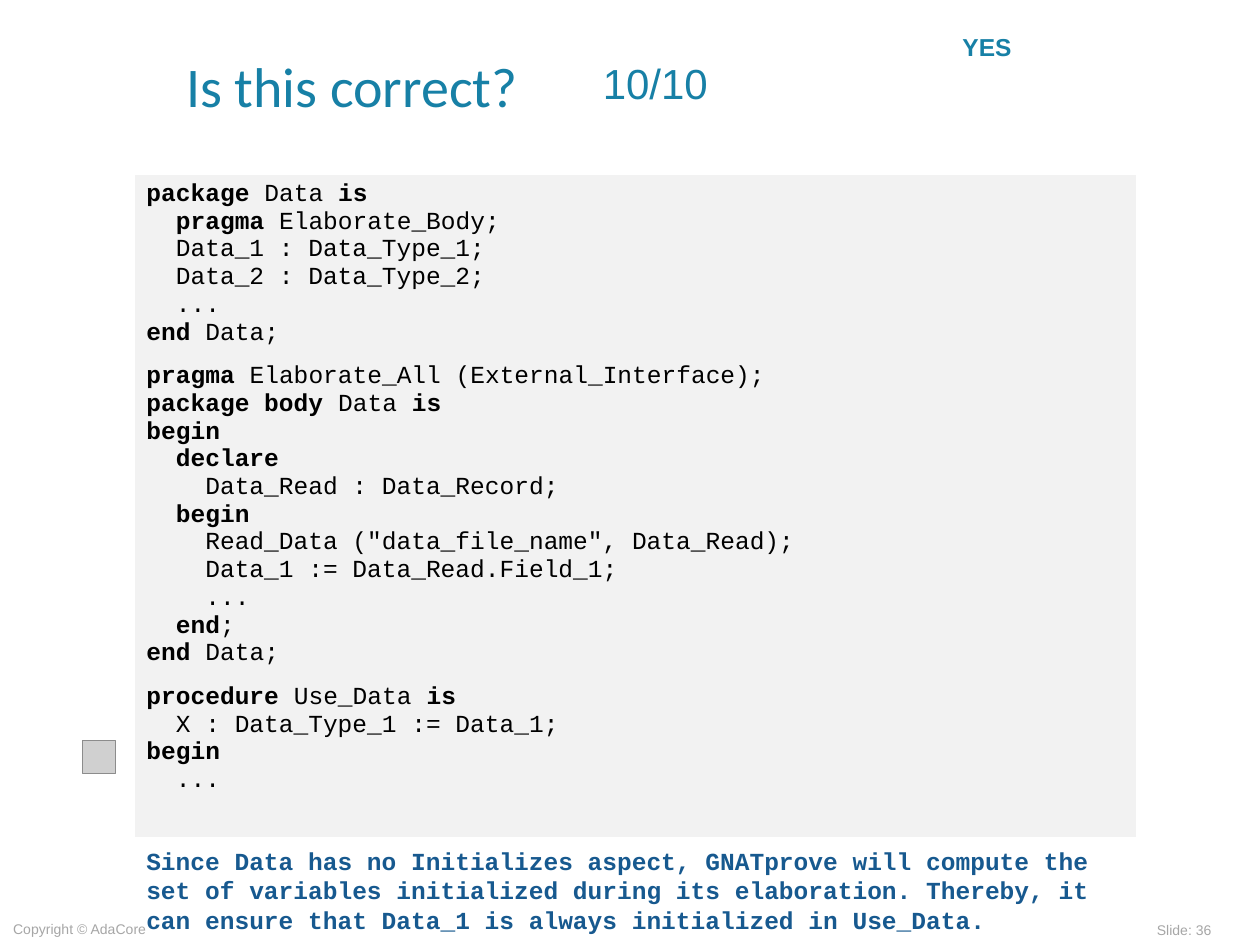
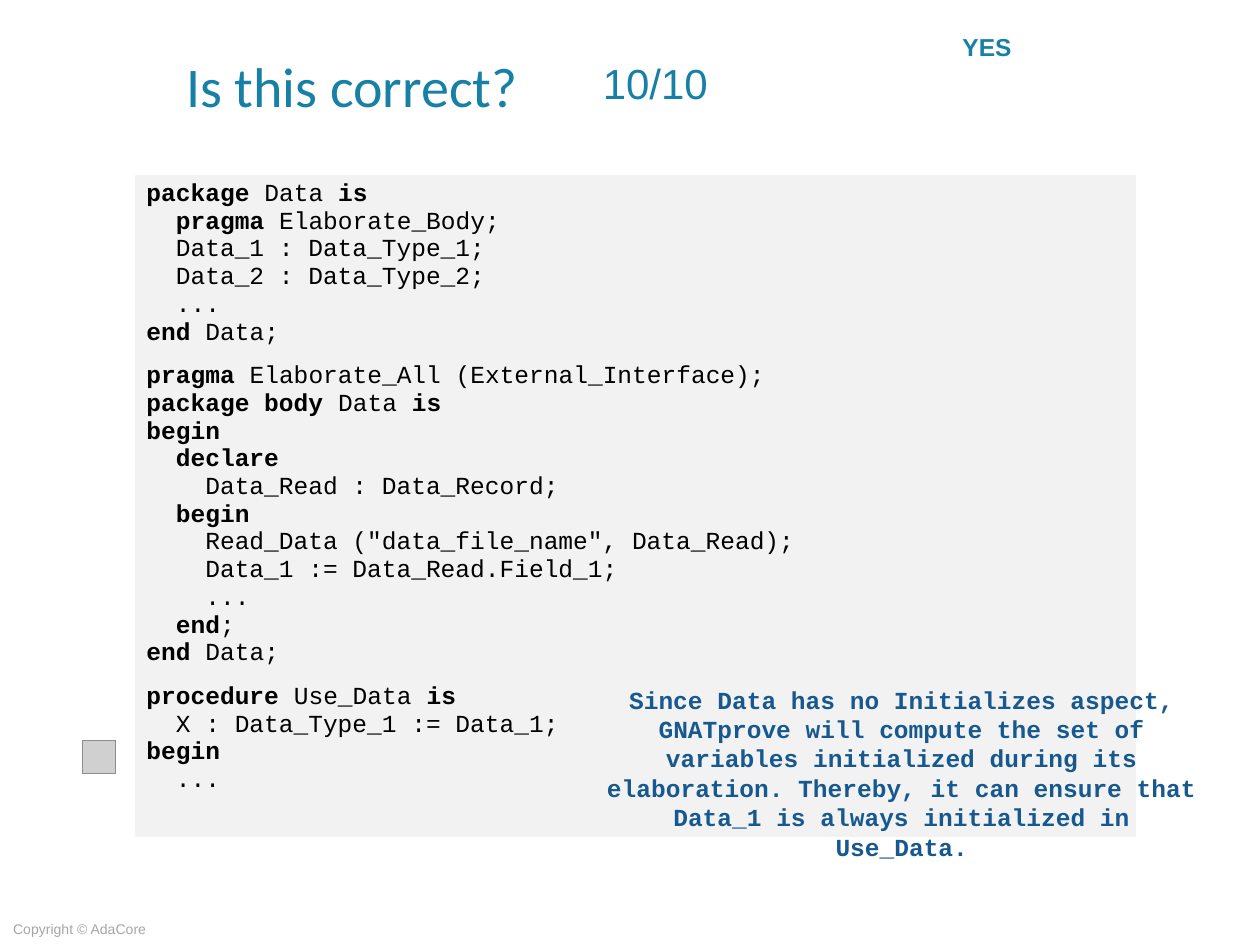
Before and after one commit to AdaCoreU/Courses, a slide deck: slide 36 of lectures/06_SPARK_2014/04_State_Abstraction/Slides/04_State_Abstraction.ppt. Drawn at 1260x945 pixels with LibreOffice and Linux fonts; fonts in the diff are those of the drawing; grey boxes stand for pictures; background and template pictures are left out. Boxes give left, top, right and bottom in pixels: in the first picture for what was removed or moved away, otherwise in the second. Text is boxed around its words. In the diff, an @@ line names an element or a change of style, - is before the commit and + after.

```diff
--- a/lectures/06_SPARK_2014/04_State_Abstraction/Slides/04_State_Abstraction.ppt
+++ b/lectures/06_SPARK_2014/04_State_Abstraction/Slides/04_State_Abstraction.ppt
@@ text "Since Data has no Initializes ...": place and size @@
-text "Since Data has no Initializes ..." at (146, 852, 1088, 934)
+text "Since Data has no Initializes ..." at (607, 691, 1196, 859)
@@ text "Since Data has no Initializes ..." at (607, 691, 1196, 859): alignment left to centre @@
@@ page number removed at (1157, 925, 1212, 935) @@
-Slide: 36
```
Also in this commit, not shown: 34 other slides changed, 2 slides added, 2 slides removed, 2 other files.
